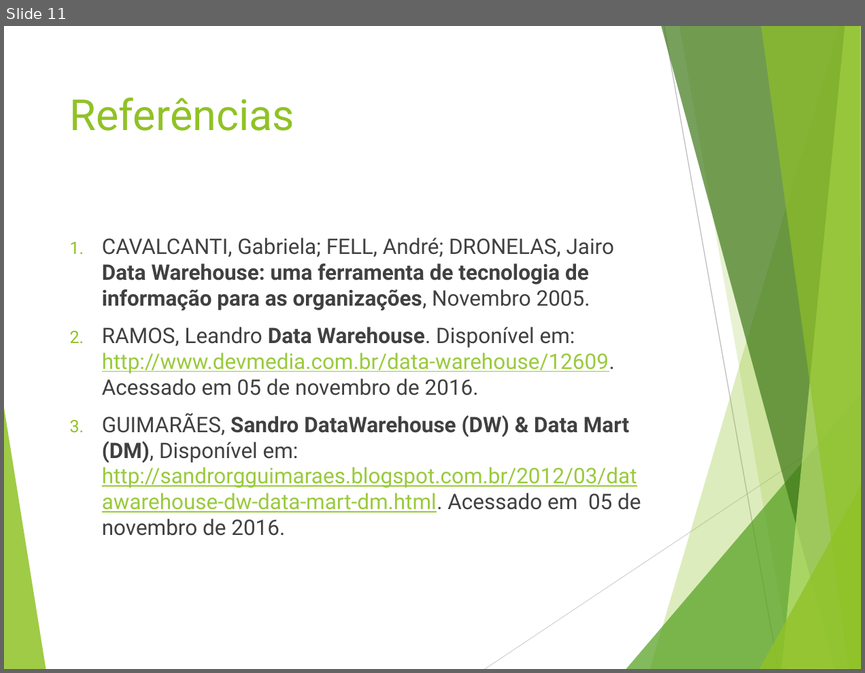
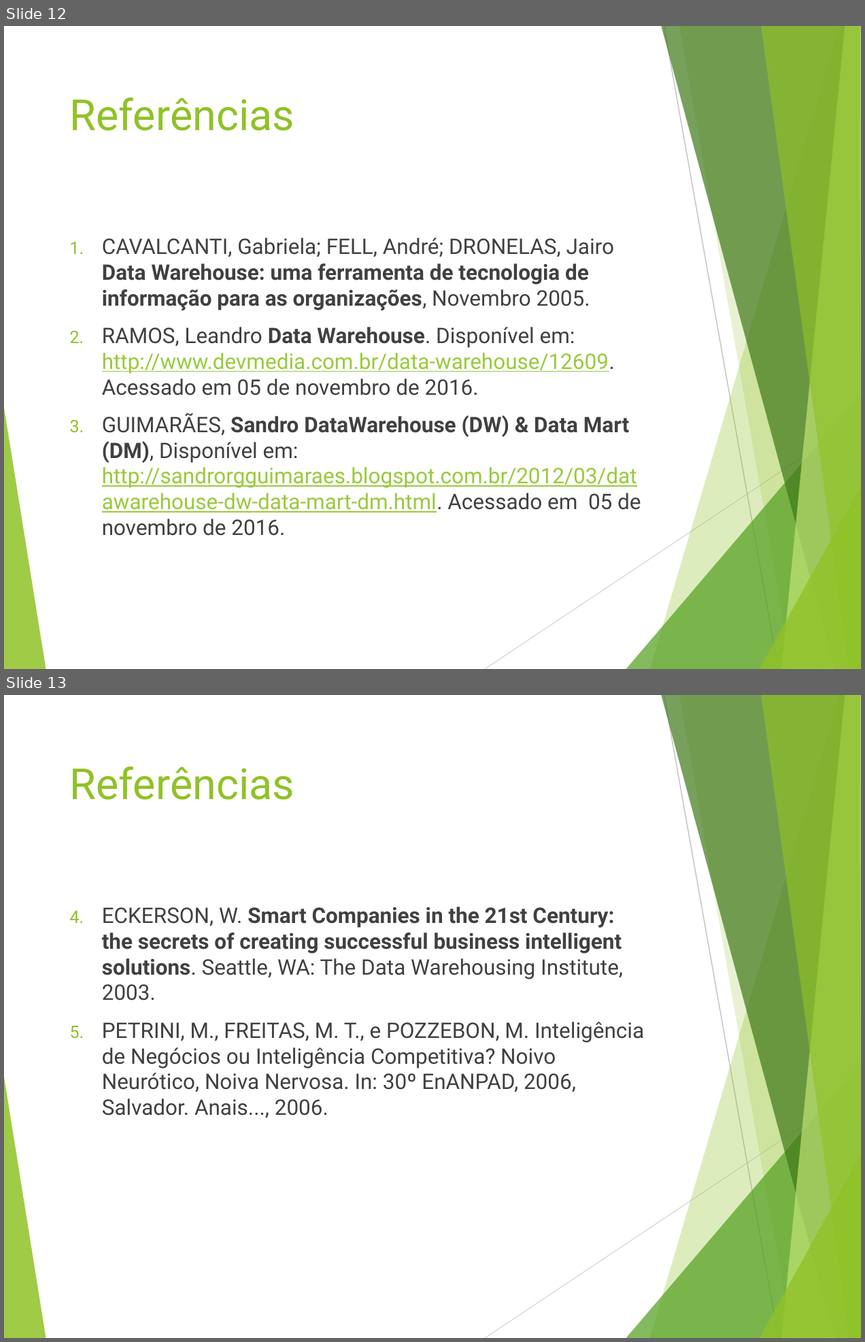
Before and after one commit to rodrigofegui/UnB-BancoDeDados-2016.2, a slide deck: Seminario/Data Warehouse.pptx. Shown one above the other, each under a label of ours: slide 11 before the commit, slides 12 and 13 after it. The pictures are 865x673 and 865x1342 pixels, drawn with LibreOffice and Linux fonts; fonts in the diff are those of the drawing. Boxes give left, top, right and bottom in pixels: in the first picture for what was removed or moved away, otherwise in the second. Text is boxed around its words. In the diff, an @@ line names an element or a change of style, - is before the commit and + after.

```diff
--- a/Seminario/Data Warehouse.pptx
+++ b/Seminario/Data Warehouse.pptx
@@ slide 13 added at (4, 695, 861, 1338), background #FFFFFF; not listed: 10 template elements that a slide beside it also shows @@
@@ title added at (70, 766, 295, 800), 36 pt, text #90C226 @@
+Referências
@@ text added at (102, 906, 644, 1118), 18 pt, text #404040 @@
+4. ECKERSON, W. Smart Companies in the 21st Century: the secrets of creating successful business intelligent solutions. Seattle, WA: The Data Warehousing Institute, 2003.
+5. PETRINI, M., FREITAS, M. T., e POZZEBON, M. Inteligência de Negócios ou Inteligência Competitiva? Noivo Neurótico, Noiva Nervosa. In: 30º EnANPAD, 2006, Salvador. Anais..., 2006.
@@ what was slide 11 is now slide 12 @@
```
Also in this commit, not shown: 4 slides changed, 2 other slides added, 1 slide removed, 1 other file.
